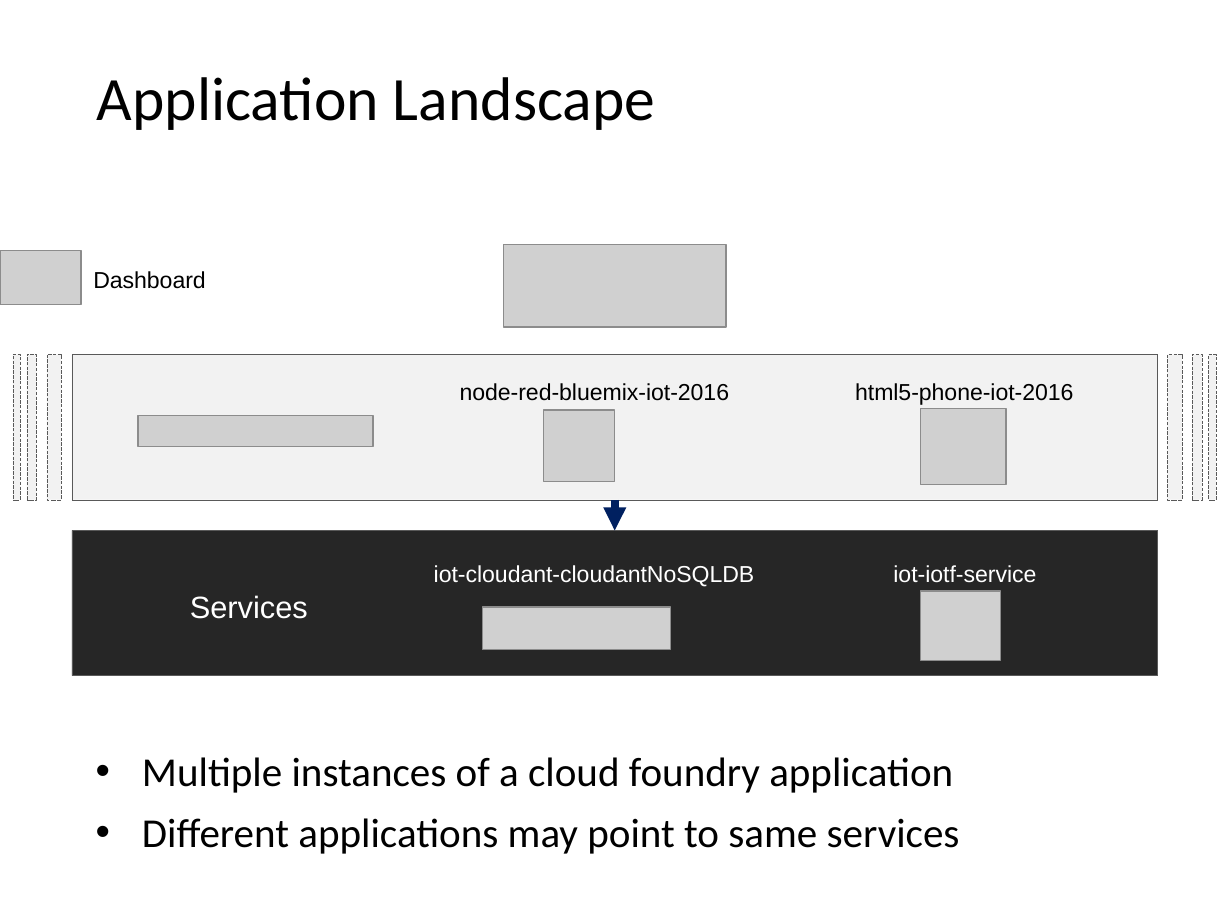
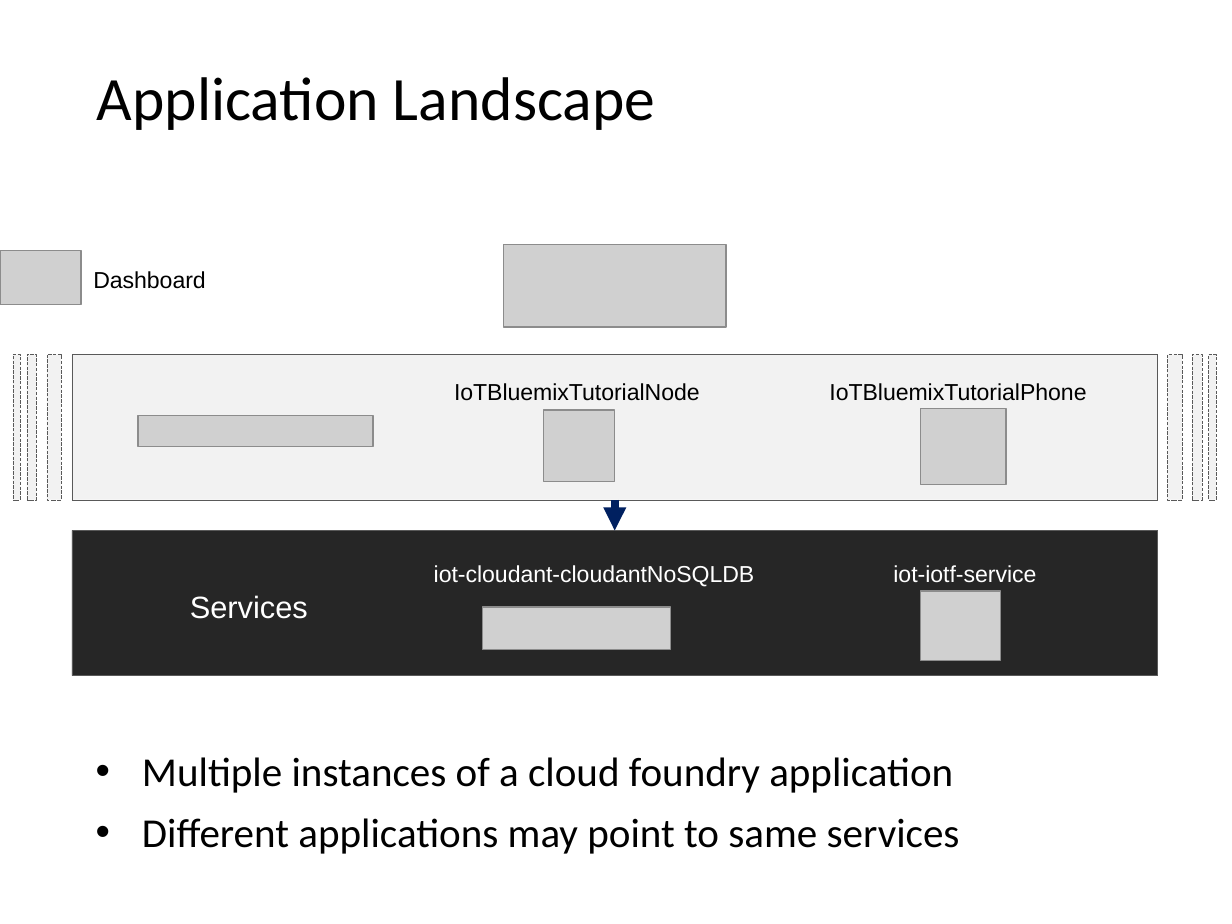
Before and after one commit to cdeck3r/IoTBluemixTutorial, a slide deck: slide 23 of Slides/IoTBluemixTutorial.pptx. Drawn at 1232x924 pixels with LibreOffice and Linux fonts; fonts in the diff are those of the drawing; grey boxes stand for pictures. Boxes give left, top, right and bottom in pixels: in the first picture for what was removed or moved away, otherwise in the second. Text is boxed around its words. In the diff, an @@ line names an element or a change of style, - is before the commit and + after.

```diff
--- a/Slides/IoTBluemixTutorial.pptx
+++ b/Slides/IoTBluemixTutorial.pptx
@@ text at (454,383,700,401): text changed @@
-node-red-bluemix-iot-2016
+IoTBluemixTutorialNode
@@ text at (829,383,1086,401): text changed @@
-html5-phone-iot-2016
+IoTBluemixTutorialPhone
```
